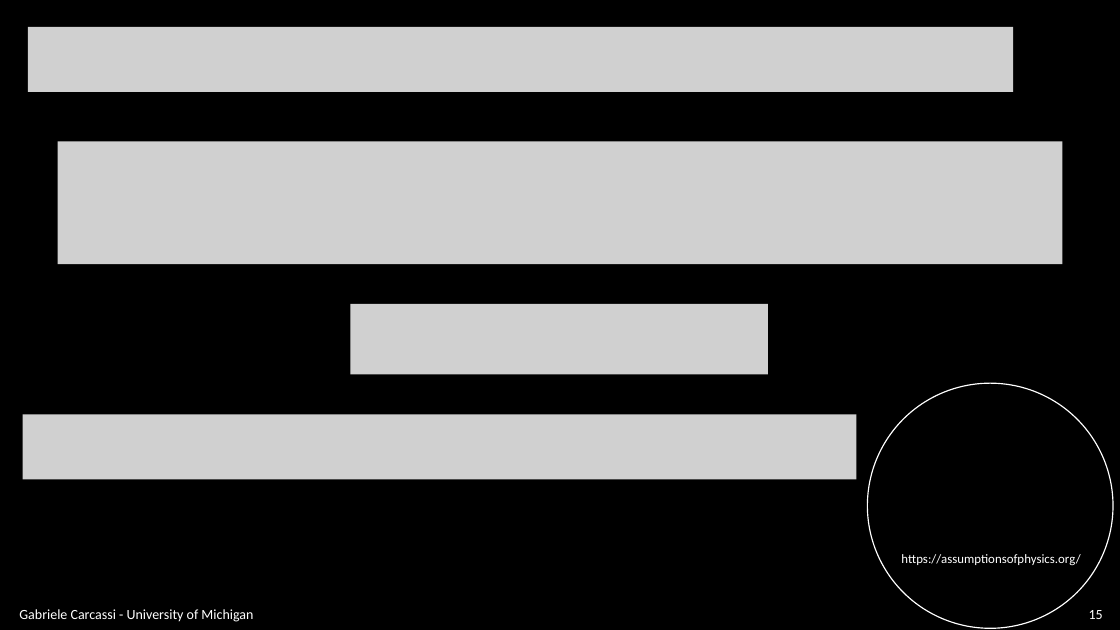
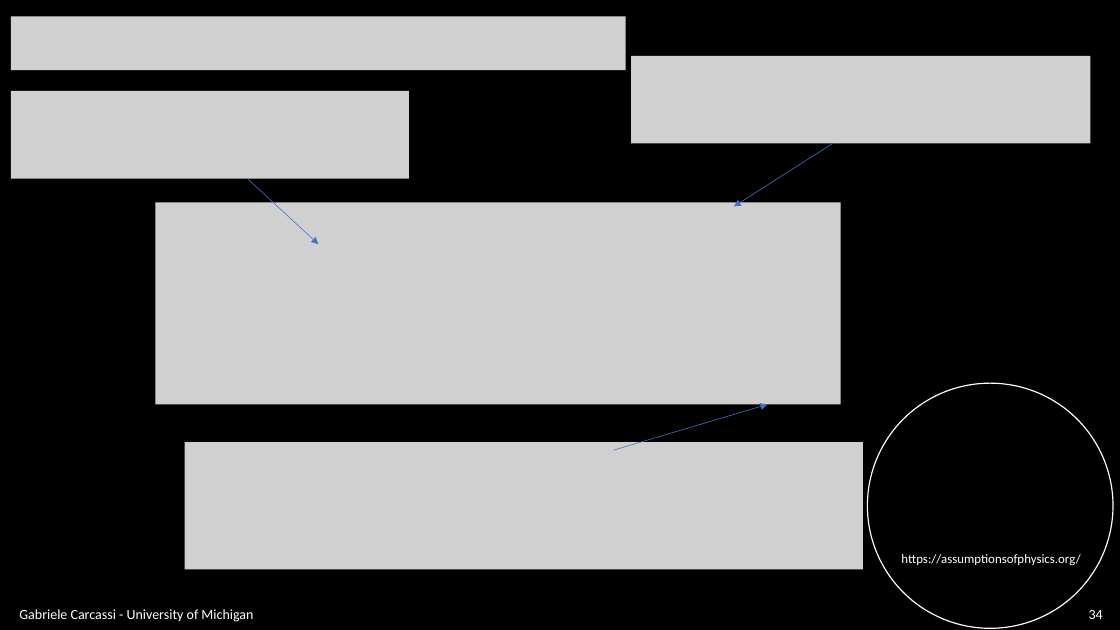
Before and after one commit to assumptionsofphysics/slides, a slide deck: slide 34 of BookCompanions-v2/RP-Class-4.pptx (slide 15 before the commit). Drawn at 1120x630 pixels with LibreOffice and Linux fonts; fonts in the diff are those of the drawing; grey boxes stand for pictures; background and template pictures are left out. Boxes give left, top, right and bottom in pixels: in the first picture for what was removed or moved away, otherwise in the second. Text is boxed around its words. In the diff, an @@ line names an element or a change of style, - is before the commit and + after.

```diff
--- a/BookCompanions-v2/RP-Class-4.pptx
+++ b/BookCompanions-v2/RP-Class-4.pptx
@@ picture resized from (x1=28, y1=27, x2=1013, y2=92) to (x1=11, y1=17, x2=626, y2=71) @@
@@ picture added at (x1=631, y1=56, x2=1091, y2=144) @@
@@ picture added at (x1=11, y1=91, x2=409, y2=178) @@
@@ picture removed at (x1=58, y1=141, x2=1063, y2=264) @@
@@ arrow added from (833, 144) to (734, 207), #4472C4 0.5 pt @@
@@ arrow added from (248, 179) to (318, 245), #4472C4 0.5 pt @@
@@ picture added at (x1=155, y1=202, x2=841, y2=405) @@
@@ picture removed at (x1=350, y1=304, x2=768, y2=375) @@
@@ picture removed at (x1=23, y1=414, x2=857, y2=479) @@
@@ arrow added from (613, 450) to (768, 404), #4472C4 0.5 pt @@
@@ picture added at (x1=185, y1=442, x2=863, y2=569) @@
@@ page number at (x1=1089, y1=610, x2=1103, y2=619): text changed @@
-15
+34
```
Also in this commit, not shown: 20 other slides changed, 18 slides added, 21 slides removed, 1 other file.
